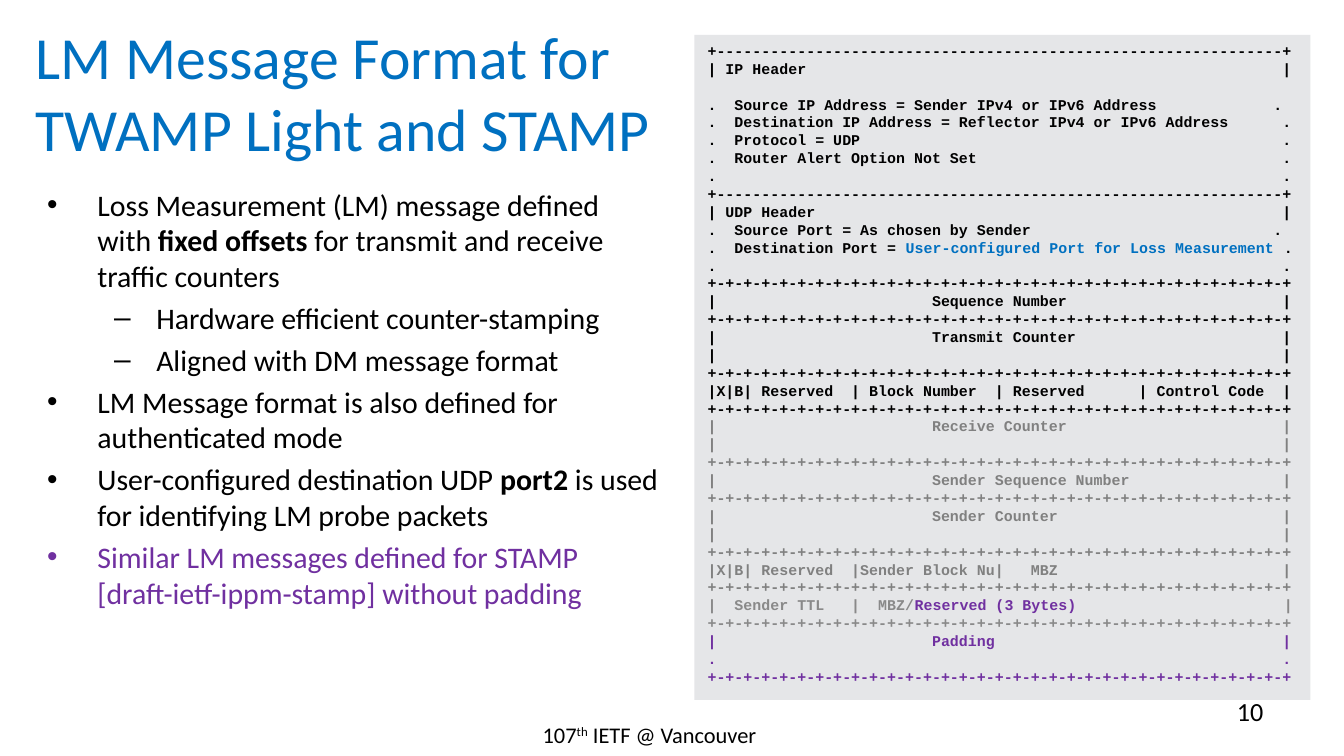
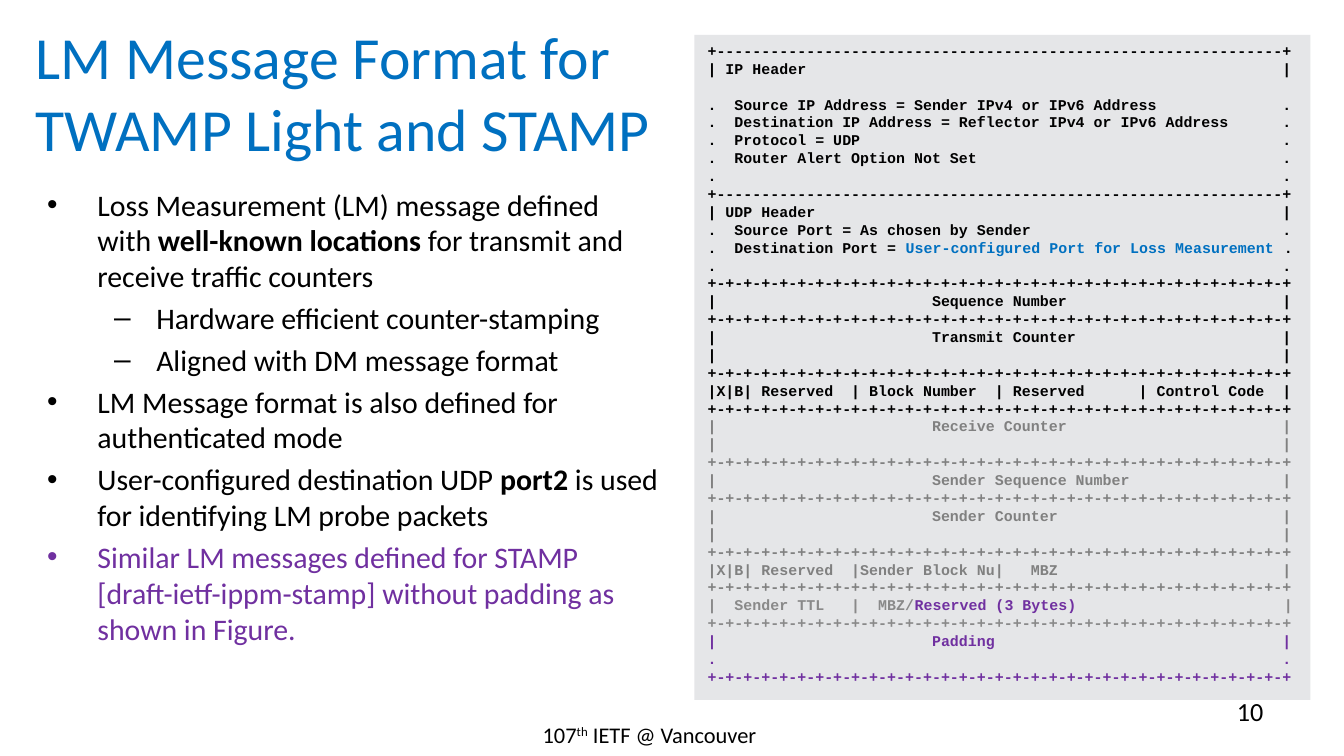
Before and after one commit to rakgandhi/ietf-slides, a slide deck: slide 10 of draft-gandhi-spring-twamp-srpm-07.pptx. Drawn at 1344x756 pixels with LibreOffice and Linux fonts; fonts in the diff are those of the drawing. Boxes give left, top, right and bottom in pixels: in the first picture for what was removed or moved away, otherwise in the second. Text is boxed around its words. In the diff, an @@ line names an element or a change of style, - is before the commit and + after.

```diff
--- a/draft-gandhi-spring-twamp-srpm-07.pptx
+++ b/draft-gandhi-spring-twamp-srpm-07.pptx
@@ text at bbox=[97, 194, 624, 288]: text changed @@
-• Loss Measurement (LM) message defined with fixed offsets for transmit and receive traffic counters
+• Loss Measurement (LM) message defined with well-known locations for transmit and receive traffic counters
@@ text at bbox=[97, 547, 614, 645]: text changed @@
-• Similar LM messages defined for STAMP [draft-ietf-ippm-stamp] without padding
+• Similar LM messages defined for STAMP [draft-ietf-ippm-stamp] without padding as shown in Figure.
```
Also in this commit, not shown: 9 other slides changed.
